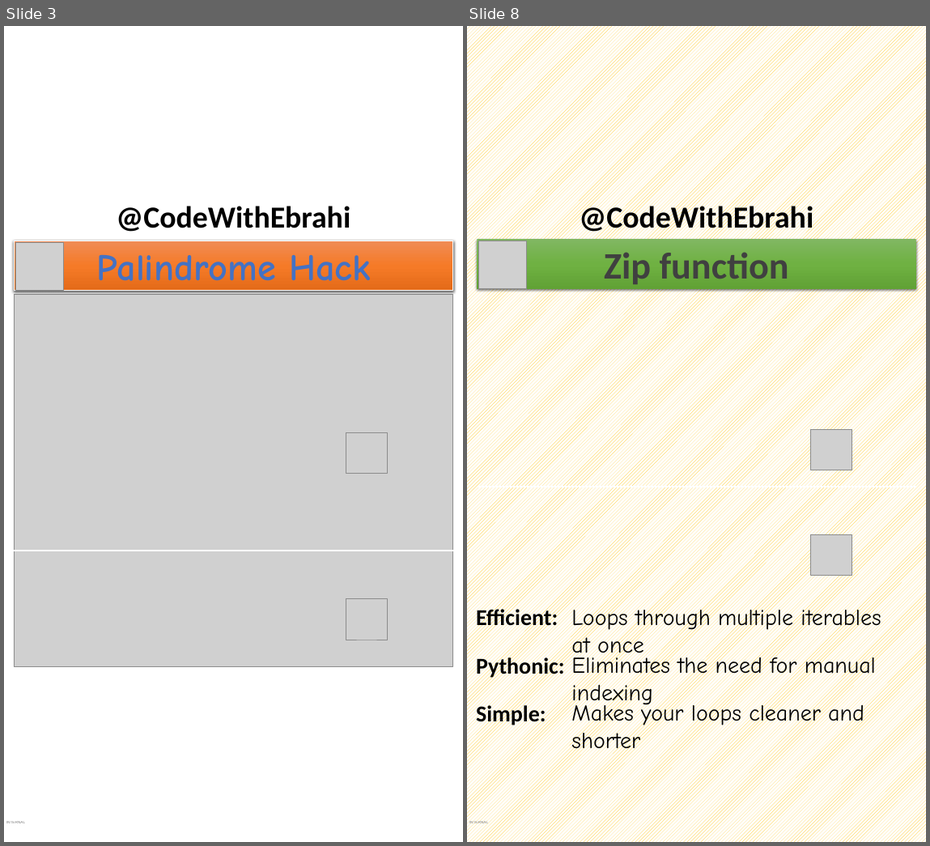
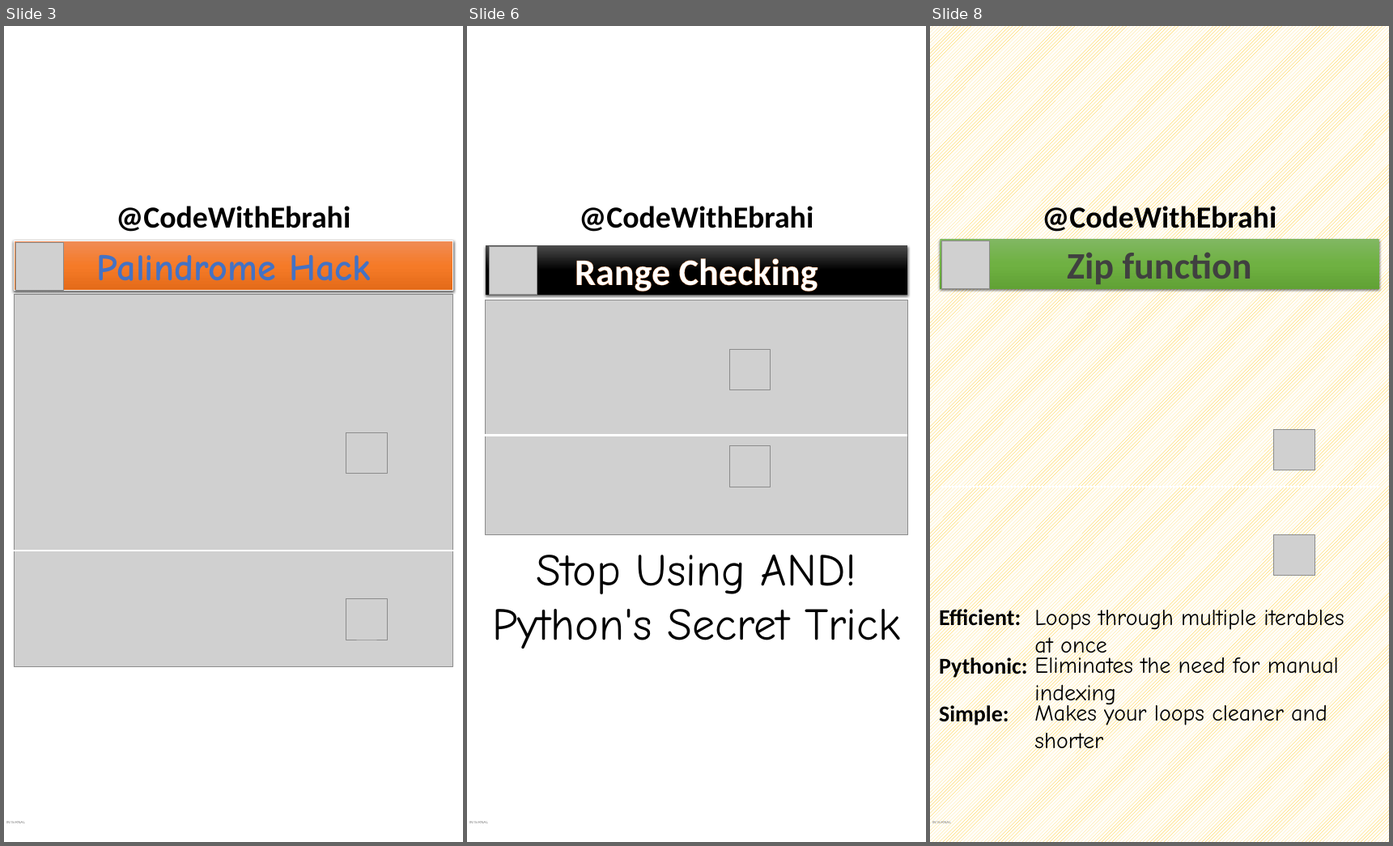
Before and after one commit to ebrahimsalehi1/python_codes, a slide deck: assets/images.pptx. Shown side by side, each under a label of ours: slides 3 and 8 before the commit, slides 3, 6 and 8 after it; the slides between them are not shown. The pictures are 930x846 and 1393x846 pixels, drawn with LibreOffice and Linux fonts; fonts in the diff are those of the drawing; grey boxes stand for pictures; background and template pictures are left out. Boxes give left, top, right and bottom in pixels: in the first picture for what was removed or moved away, otherwise in the second. Text is boxed around its words. In the diff, an @@ line names an element or a change of style, - is before the commit and + after.

```diff
--- a/assets/images.pptx
+++ b/assets/images.pptx
@@ slide 6 added at box(467, 26, 926, 842), background picture (left out); not listed: 2 template elements that a slide beside it also shows @@
@@ rectangle added at box(486, 246, 908, 295), fill gradient #4B4B4B to #000000, 66 pt, text #FFFFFF, bold @@
+Range Checking
@@ picture added at box(489, 247, 537, 294) @@
@@ picture added at box(486, 301, 908, 535) @@
@@ picture added at box(729, 349, 770, 390) @@
@@ line added from (485, 436) to (908, 436), #FFFFFF 3 pt @@
@@ picture added at box(729, 446, 770, 487) @@
@@ text added at box(492, 554, 900, 649), 80 pt, text #000000 @@
+Stop Using AND! Python's Secret Trick
```
Also in this commit, not shown: 3 other slides added, 4 slides removed, 22 other files.
